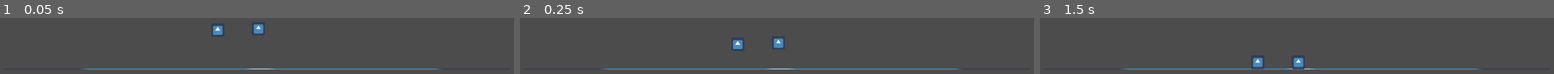
Above: before the commit, frames 1-3 (left to right).
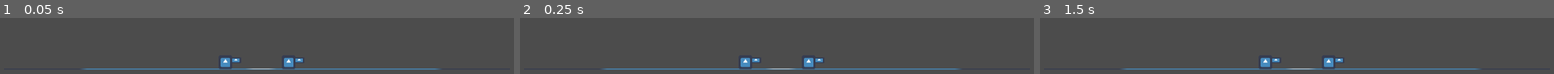
Above: after the commit, the same moments.

Repository: Clockknight/Chrono-Conflict
Game: Godot game, scene res://Scenes/map.tscn
The game is run twice, just before and just after one commit, with the same random seed, the same clock (stepped at 60 frames per second) and the same inputs. The engine's default icon, where the game draws it, is replaced by a stand-in: a white triangle on a blue panel in a dark square.
Inputs:
- Up to frame 1 (0.05 s): no input
- Up to frame 2 (0.25 s): no input
- Up to frame 3 (1.5 s): tap Enter at 1.25 s

The runs differ from the first frame. In frame 1, 1.5% of the frame differs, in the area x 41-59%, y 10-92%; in frame 2, 1.5%; in frame 3, 1.5%.

Commit message:
Give orbulon a persistent hitbox for testing purposes

Diff:
--- a/Scenes/Character_Orbulon.tscn
+++ b/Scenes/Character_Orbulon.tscn
@@ -14,7 +14,6 @@
 [sub_resource type="RectangleShape2D" id=3]
 
 [node name="Character_Orbulon" type="KinematicBody2D"]
-position = Vector2( -373, -375 )
 script = ExtResource( 2 )
 
 [node name="Sprite" type="Sprite" parent="."]
@@ -29,10 +28,18 @@
 script = ExtResource( 3 )
 
 [node name="Hurt_Box" type="CollisionShape2D" parent="Hurt_Box"]
+scale = Vector2( 6.5, 6.5 )
 shape = SubResource( 2 )
 
 [node name="Hit_Box" type="Area2D" parent="."]
 script = ExtResource( 4 )
 
 [node name="Hit_Box" type="CollisionShape2D" parent="Hit_Box"]
+position = Vector2( 100, -20 )
+scale = Vector2( 5, 3 )
 shape = SubResource( 3 )
+
+[node name="Sprite" type="Sprite" parent="Hit_Box/Hit_Box"]
+position = Vector2( 7.15256e-07, 0.166667 )
+scale = Vector2( 0.30625, 0.296875 )
+texture = ExtResource( 5 )
--- a/Scenes/map.tscn
+++ b/Scenes/map.tscn
@@ -20,6 +20,7 @@
 script = ExtResource( 3 )
 
 [node name="Character_Orbulon" parent="manager" instance=ExtResource( 1 )]
+position = Vector2( -300, 0 )
 
 [node name="Character_Orbulon2" parent="manager" instance=ExtResource( 1 )]
-position = Vector2( 13, -388 )
+position = Vector2( 300, 0 )
--- a/Scripts/Orbulon.gd
+++ b/Scripts/Orbulon.gd
@@ -8,10 +8,8 @@
 	self.terminal_speed = 100.0
 
 
-# func to take in 2d array and repeatedly call below box
+# func spawn_boxes(framedata: 2dArray):
+# take in 2d array and repeatedly call below box spawning func
 
-# func to spawn box given array of variables describing it
-
-
-# TODO define orbulon specific functions- probably just a special move or command normal or something
-# maybe some weights
+# func spawn_box(framedata: 1dArray):
+# spawn box given array of variables describing it
--- a/project.godot
+++ b/project.godot
@@ -9,7 +9,7 @@
 config_version=4
 
 _global_script_classes=[ {
-"base": "Area2D",
+"base": "Reference",
 "class": "Box",
 "language": "GDScript",
 "path": "res://Scripts/Boxes/Box.gd"
Not shown, removed: Scenes/Character_Orbulon.tscn.tmp
